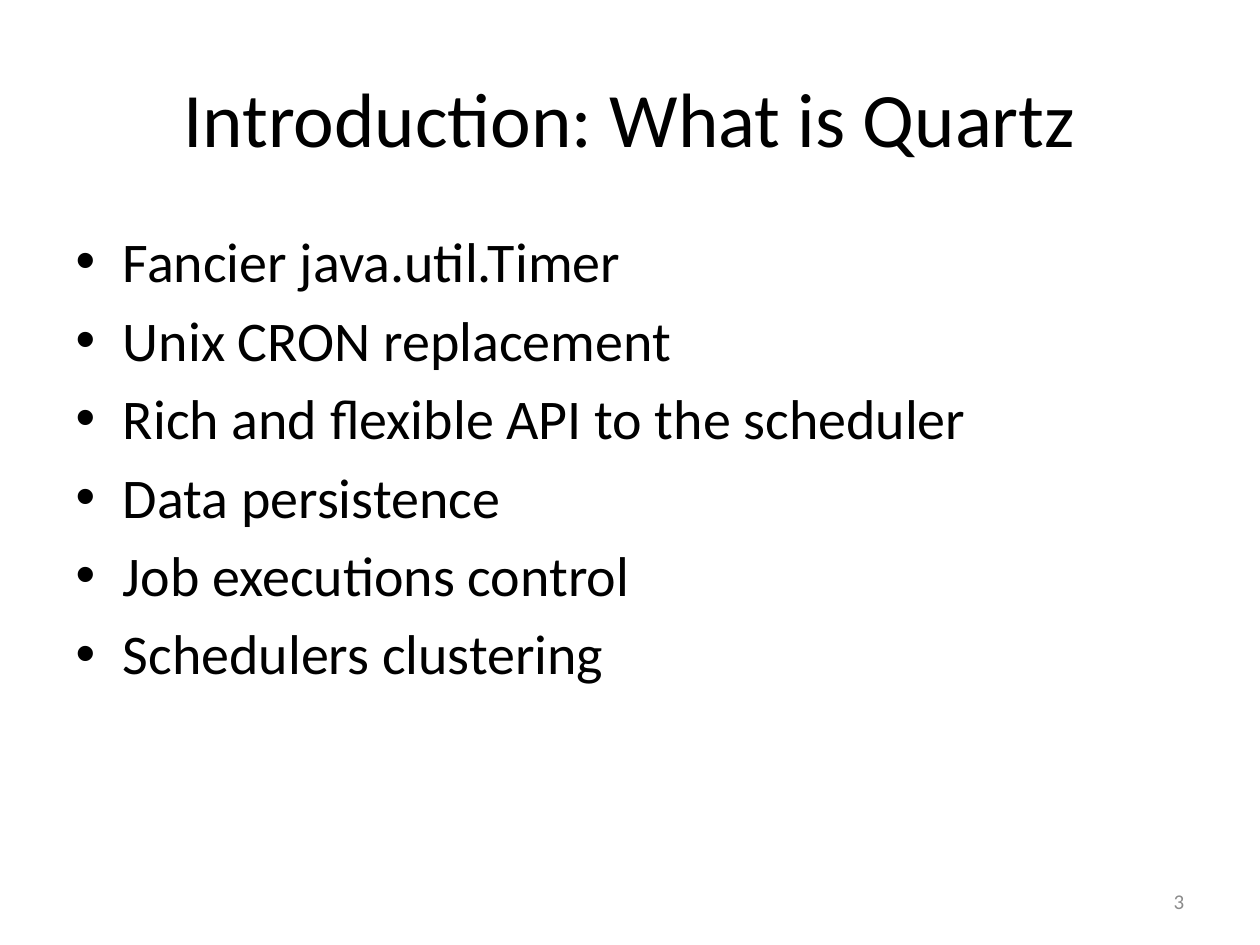
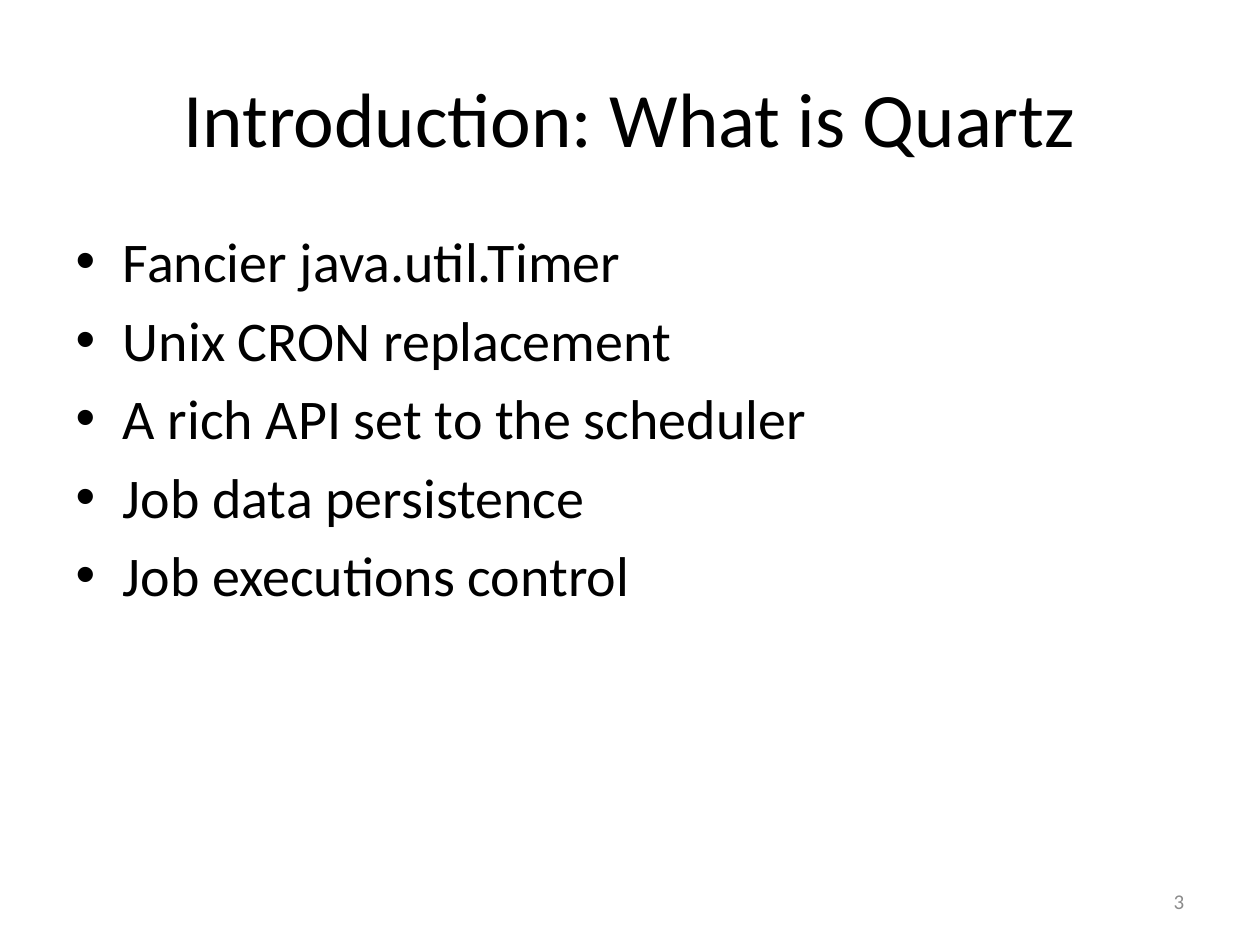
Before and after one commit to saltnlight5/myschedule.experiment, a slide deck: slide 3 of jug-quartz/JUG-QuartzScheduler.pptx. Drawn at 1260x945 pixels with LibreOffice and Linux fonts; fonts in the diff are those of the drawing. Boxes give left, top, right and bottom in pixels: in the first picture for what was removed or moved away, otherwise in the second. Text is boxed around its words. In the diff, an @@ line names an element or a change of style, - is before the commit and + after.

```diff
--- a/jug-quartz/JUG-QuartzScheduler.pptx
+++ b/jug-quartz/JUG-QuartzScheduler.pptx
@@ text at (x1=123, y1=400, x2=806, y2=527): text changed @@
-• Rich and flexible API to the scheduler
-• Data persistence
+• A rich API set to the scheduler
+• Job data persistence
@@ text at (x1=123, y1=635, x2=603, y2=684): paragraph removed @@
-• Schedulers clustering
```
Also in this commit, not shown: 4 other slides changed, 1 slide added, 1 other file.
